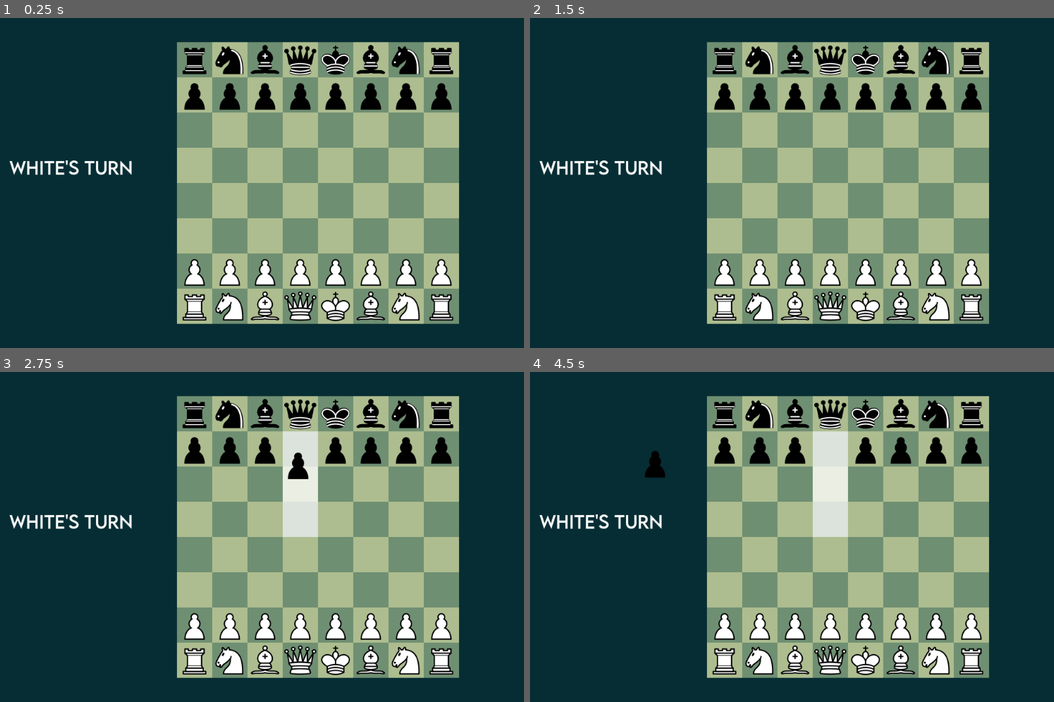
Above: before the commit, frames 1-4 (two rows, left to right).
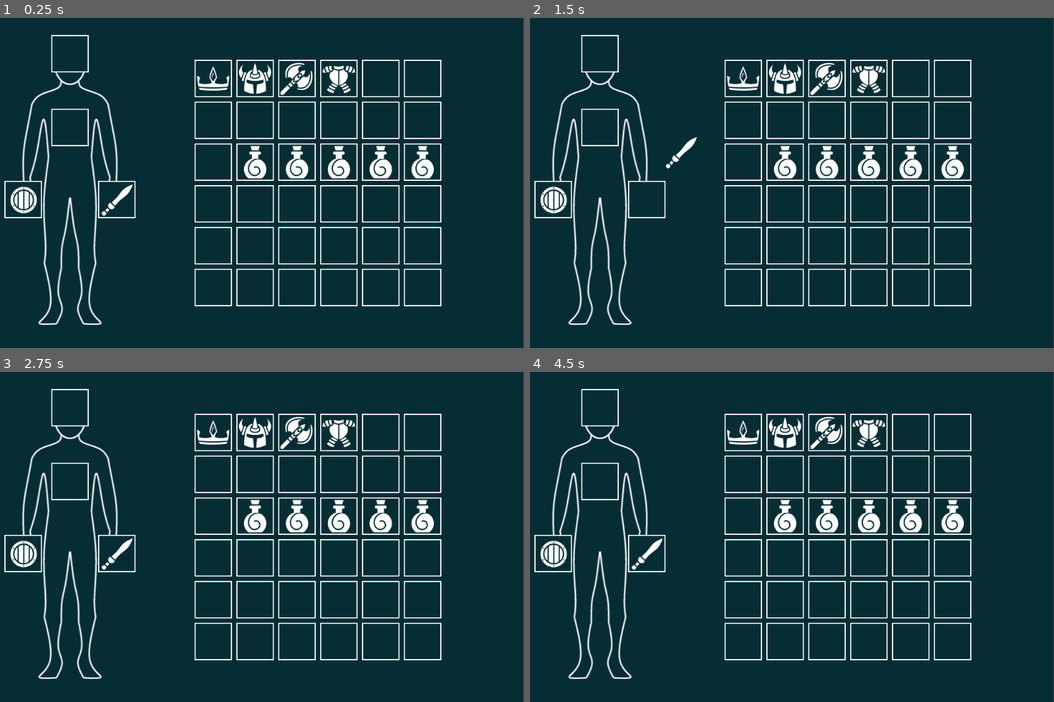
Above: after the commit, the same moments.

Repository: Maybells/godot-zone-framework
Game: Godot game, scene res://Examples/RPG Inventory/inventory.tscn
Two runs of this game, one before a commit and one after it. Both use one fixed random seed, a clock stepped at 60 frames per second and the inputs below. Before the commit the project starts from res://Examples/Chess/chess.tscn.
Inputs (mouse positions are in pixels of both pictures, inside the frame that each line leads up to):
- Up to frame 1 (0.25 s): no input
- Up to frame 2 (1.5 s): tap Enter at 0.5 s; move the mouse to (896, 166) at 0.52 s; click (896, 166) at 0.67 s; tap Space at 1.25 s; drag from (661, 199) to (723, 60) at 1.27 s
- Up to frame 3 (2.75 s): move the mouse to (298, 464) at 2.02 s; click (298, 464) at 2.17 s
- Up to frame 4 (4.5 s): tap Enter at 2.75, 4.25 s; drag from (744, 603) to (723, 414) at 2.77 s; tap Space at 3.5 s; move the mouse to (938, 586) at 3.52 s; click (938, 586) at 3.67 s; drag from (603, 487) to (760, 414) at 4.27 s

The runs differ from the first frame. In frame 1, 49% of the frame differs, in the area x 0-100%, y 0-100%; in frame 2, 49%; in frame 3, 49%; in frame 4, 49%.

Commit message:
Removed focus

Diff:
--- a/Examples/RPG Inventory/item.gd
+++ b/Examples/RPG Inventory/item.gd
@@ -47,9 +47,8 @@
 
 # Called when piece is picked up
 func _on_picked_up():
-	if not game.has_focus() and game.can_focus(self):
+	if true:
 		z_index += 1
-		game.focus_piece(self)
 	else:
 		$DragMovement2D.release()
 
@@ -58,11 +57,9 @@
 func _on_put_down():
 	if game.is_move_valid(self, zone, overlap_zone):
 		z_index -= 1
-		game.unfocus_piece(self)
 		game.move_piece(self, overlap_zone)
 	else:
 		z_index -= 1
-		game.unfocus_piece(self)
 		if zone:
 			game.move_piece(self, zone)
 
--- a/project.godot
+++ b/project.godot
@@ -129,7 +129,7 @@
 [application]
 
 config/name="Godot Zone Framework"
-run/main_scene="res://Examples/Chess/chess.tscn"
+run/main_scene="res://Examples/RPG Inventory/inventory.tscn"
 config/icon="res://icon.png"
 
 [rendering]
